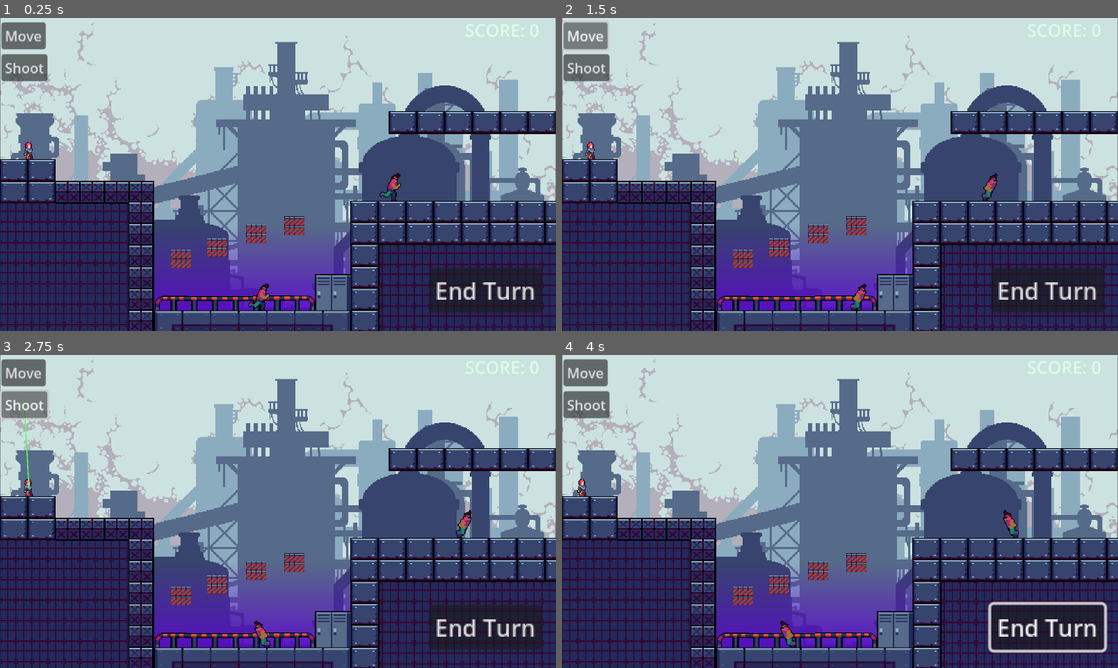
Above: before the commit, frames 1-4 (two rows, left to right).
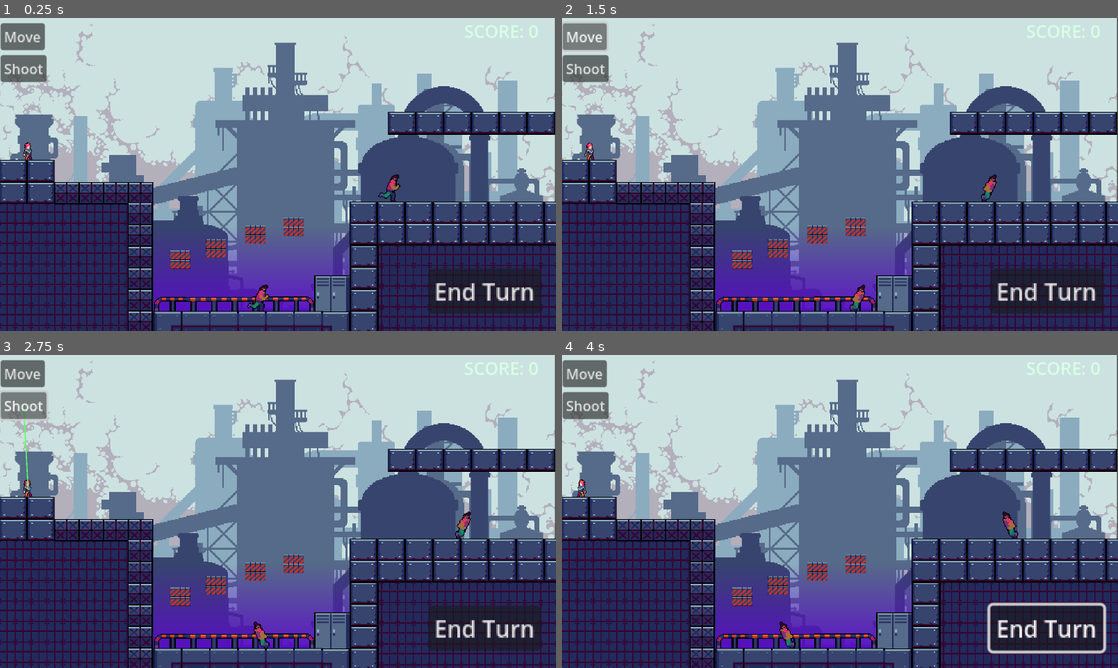
Above: after the commit, the same moments.

Repository: NeroDT67/Micojam14
Game: Godot game, scene res://zavior/node_2d.tscn
Two runs of this game, one before a commit and one after it. Both use one fixed random seed, a clock stepped at 60 frames per second and the inputs below.
Inputs (mouse positions are in pixels of both pictures, inside the frame that each line leads up to):
- Up to frame 1 (0.25 s): no input
- Up to frame 2 (1.5 s): click "End Turn" at 0.5 s; click "Move" at 1.25 s
- Up to frame 3 (2.75 s): click "Shoot" at 2 s
- Up to frame 4 (4 s): tap Enter (ui_accept) at 2.75, 3.02, 3.77 s; move the mouse to (1073, 367) at 2.77 s; press the mouse at (1073, 367) at 2.78 s; hold Right (ui_right) from 2.78 s (still down); move the mouse to (728, 527) at 3.52 s; release the mouse at (728, 527) at 3.53 s; click (728, 527) at 3.6 s

The runs differ from the first frame. In frame 1, 16% of the frame differs, in the area x 0-100%, y 0-100%; in frame 2, 16%; in frame 3, 16%; in frame 4, 17%.
Error in both runs: Out of bounds get index '0' (on base: 'Array[Line2D]') (res://Characters/player/Lines.gd:31)

Commit message:
no message

Diff:
--- a/zavior/node_2d.tscn
+++ b/zavior/node_2d.tscn
@@ -46,6 +46,9 @@
 
 [node name="Node2D" type="Node2D"]
 
+[node name="Camera2D" type="Camera2D" parent="."]
+position = Vector2(963, 537)
+
 [node name="StaticBody2D" type="StaticBody2D" parent="."]
 position = Vector2(1261, 933)
 scale = Vector2(57.2058, 12.5574)
